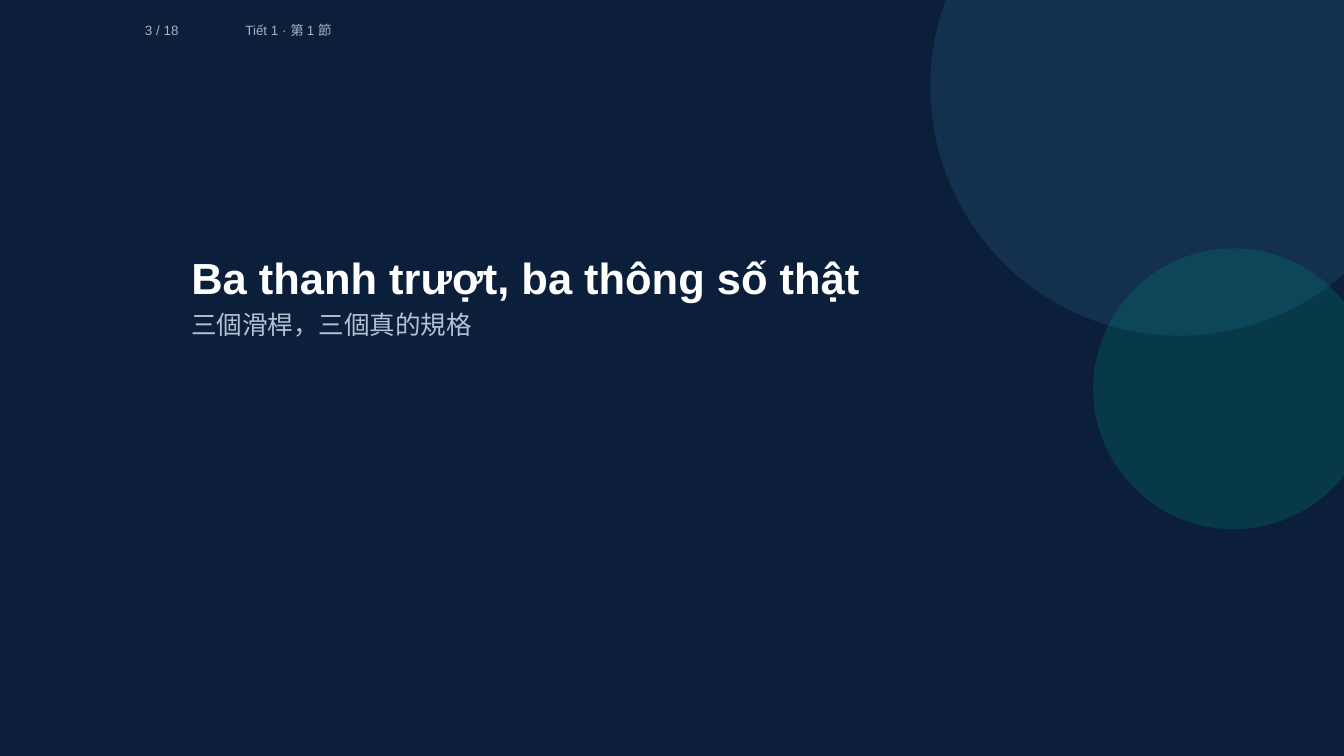
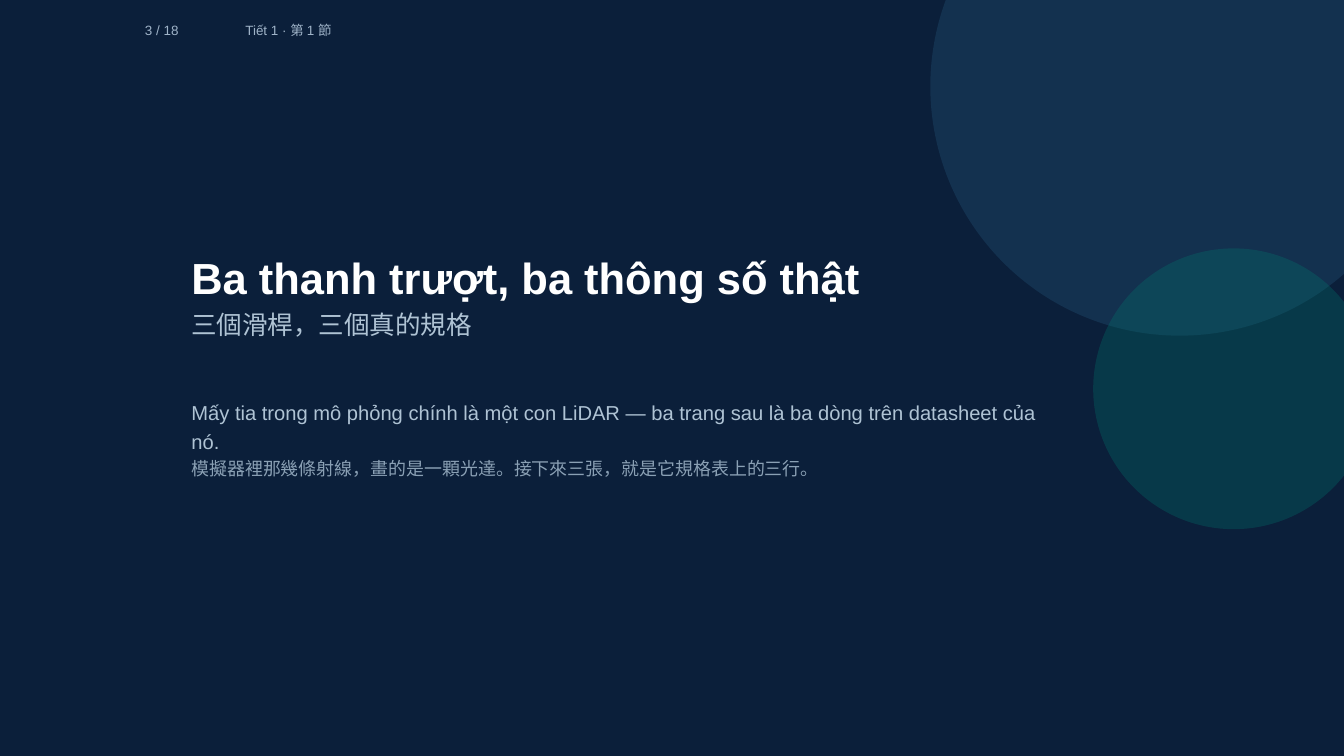
Before and after one commit to ch-neural/MITUST-Principles-of-Self-Driving-Cars, a slide deck: slide 3 of 第四週(10-01)/第四週_第1節_簡報.pptx. Drawn at 1344x756 pixels with LibreOffice and Linux fonts; fonts in the diff are those of the drawing. Boxes give left, top, right and bottom in pixels: in the first picture for what was removed or moved away, otherwise in the second. Text is boxed around its words. In the diff, an @@ line names an element or a change of style, - is before the commit and + after.

```diff
--- a/第四週(10-01)/第四週_第1節_簡報.pptx
+++ b/第四週(10-01)/第四週_第1節_簡報.pptx
@@ text added at <box>191,404,1035,477</box>, 10.8 pt, text #AFC3D4 @@
+Mấy tia trong mô phỏng chính là một con LiDAR — ba trang sau là ba dòng trên datasheet của nó.
+模擬器裡那幾條射線，畫的是一顆光達。接下來三張，就是它規格表上的三行。
```
